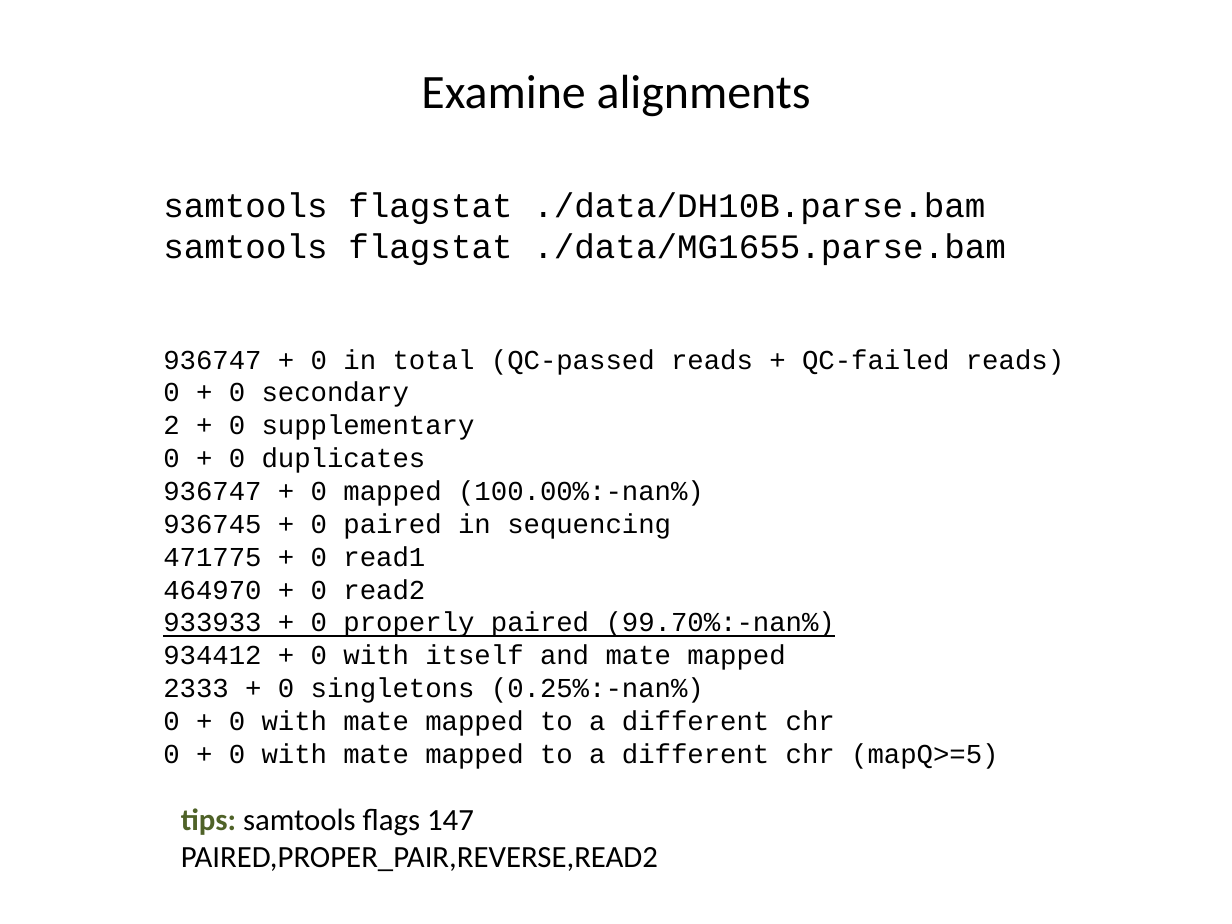
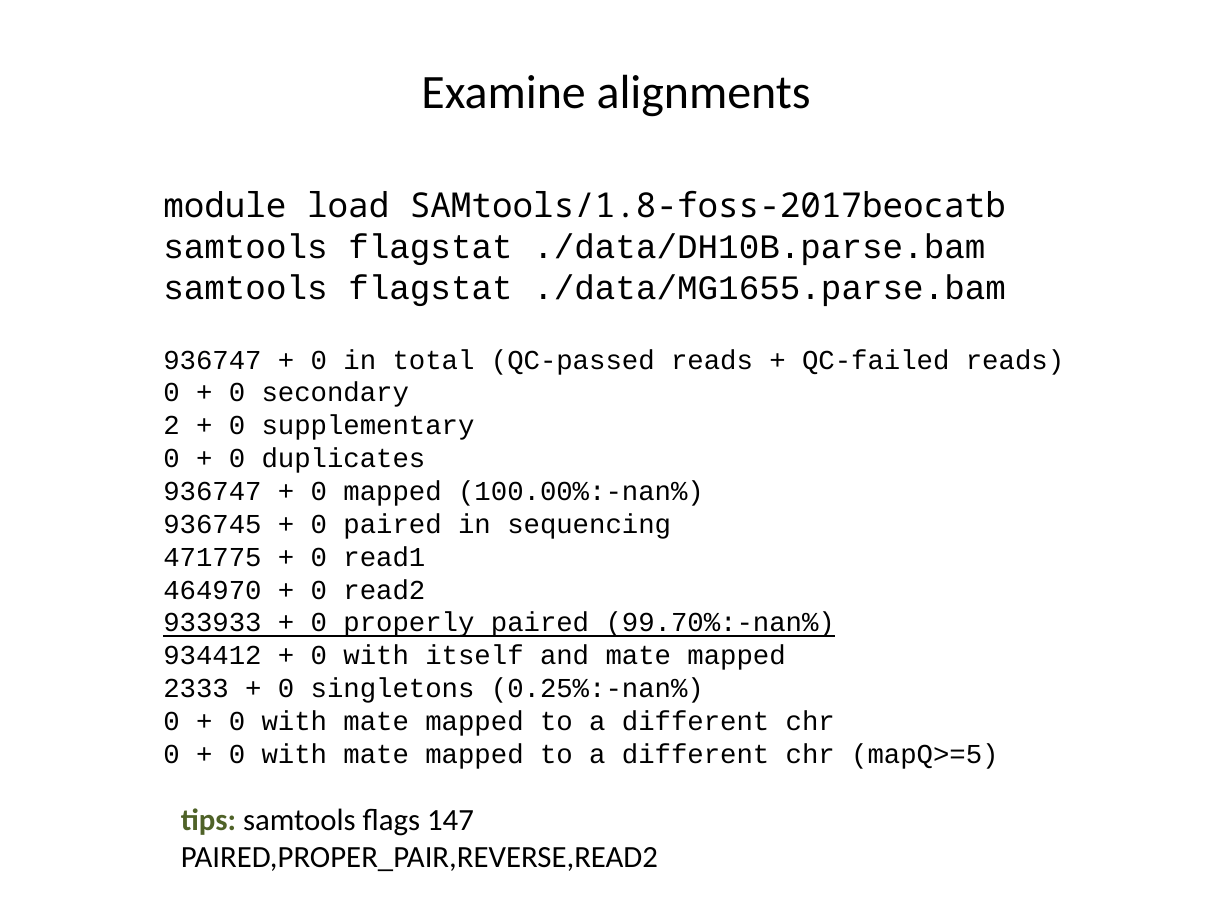
Before and after one commit to liu3zhenlab/teaching, a slide deck: slide 7 of PLPTH813Bioinformatis/2019/labs/lab07_variants.pptx. Drawn at 1232x924 pixels with LibreOffice and Linux fonts; fonts in the diff are those of the drawing. Boxes give left, top, right and bottom in pixels: in the first picture for what was removed or moved away, otherwise in the second. Text is boxed around its words. In the diff, an @@ line names an element or a change of style, - is before the commit and + after.

```diff
--- a/PLPTH813Bioinformatis/2019/labs/lab07_variants.pptx
+++ b/PLPTH813Bioinformatis/2019/labs/lab07_variants.pptx
@@ text at [163,190,1006,218]: paragraph added @@
+module load SAMtools/1.8-foss-2017beocatb
```
Also in this commit, not shown: 2 other slides changed.
